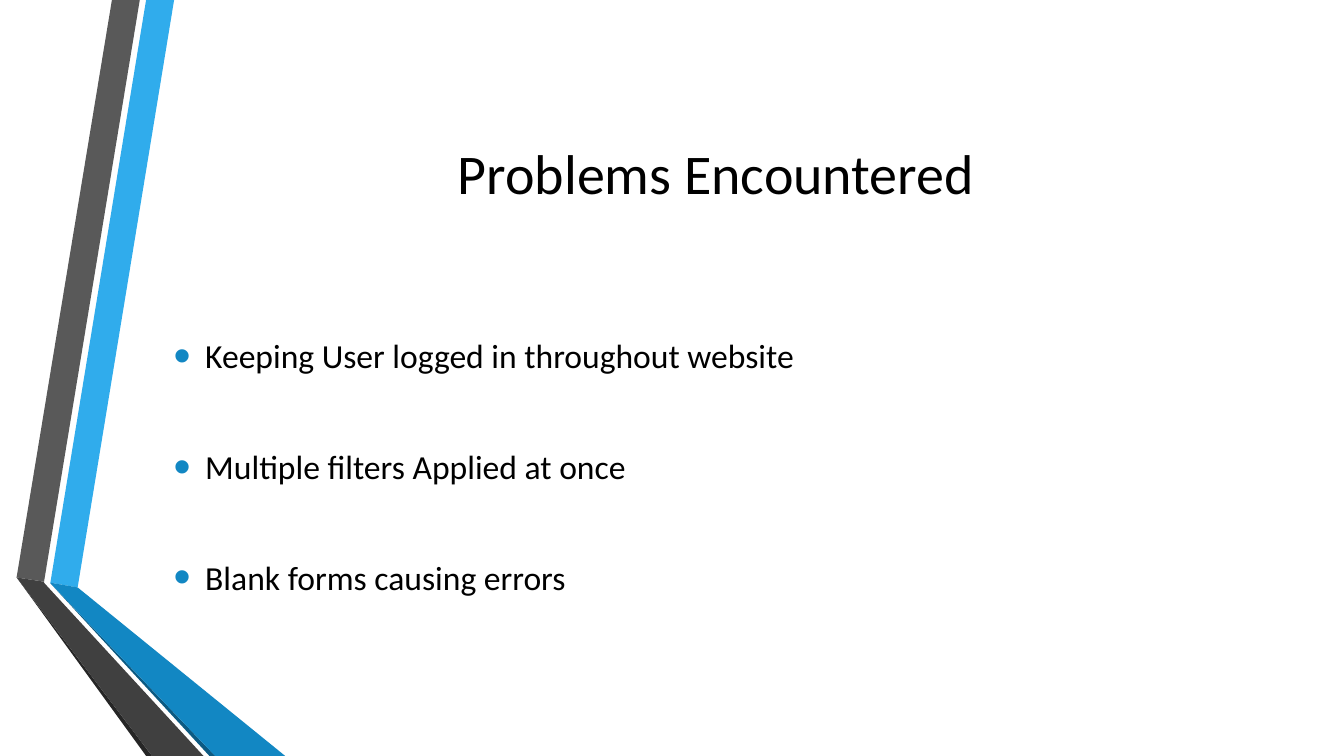
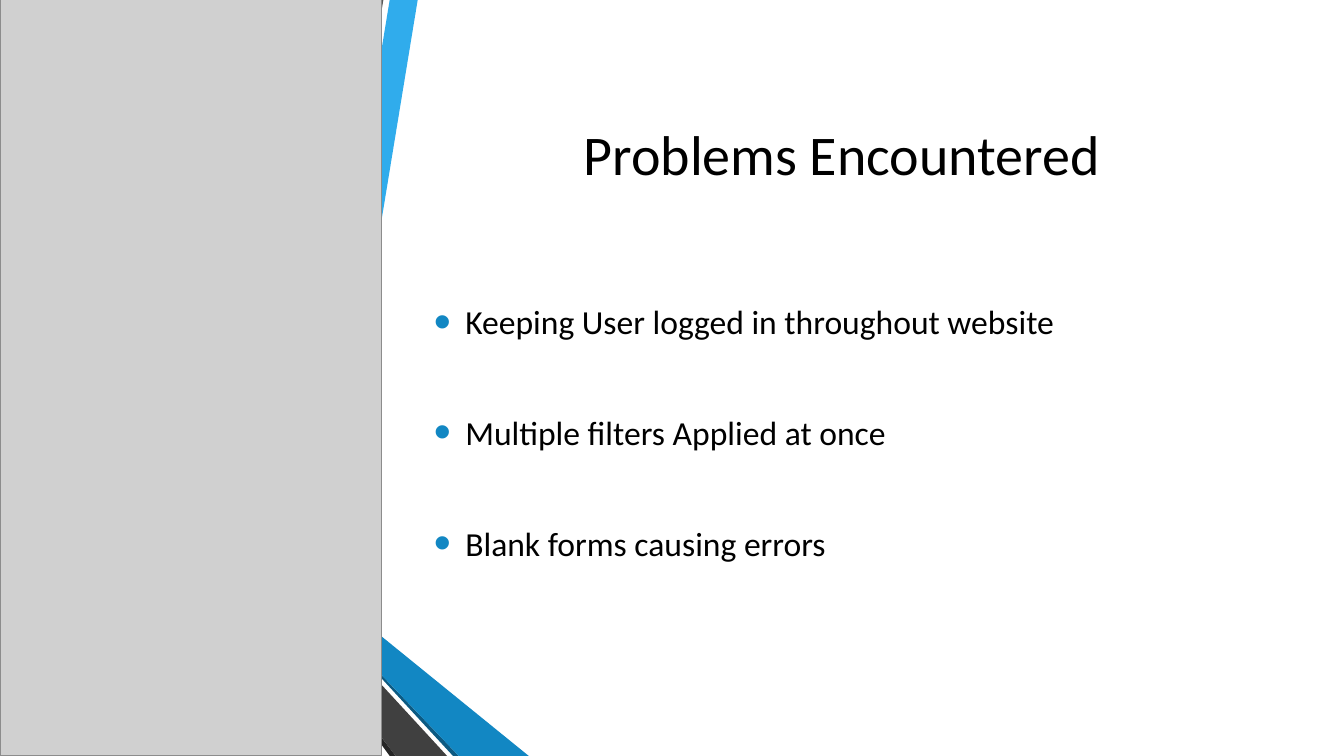
Before and after one commit to jarjc001/ConstellationLogger, a slide deck: slide 13 of Presentation/Jarjat-ConstellationLogger-Presentation.pptx (slide 10 before the commit). Drawn at 1344x756 pixels with LibreOffice and Linux fonts; fonts in the diff are those of the drawing; grey boxes stand for pictures; background and template pictures are left out. Boxes give left, top, right and bottom in pixels: in the first picture for what was removed or moved away, otherwise in the second. Text is boxed around its words. In the diff, an @@ line names an element or a change of style, - is before the commit and + after.

```diff
--- a/Presentation/Jarjat-ConstellationLogger-Presentation.pptx
+++ b/Presentation/Jarjat-ConstellationLogger-Presentation.pptx
@@ rectangle added at (0, 0, 1344, 756), fill #FFFFFF @@
@@ picture added at (0, 0, 381, 756) @@
@@ freeform shape added at (252, 0, 539, 584), fill #FFFFFF @@
@@ title "Problems Encountered": place and size @@
-title "Problems Encountered" at (458, 155, 974, 195)
+title "Problems Encountered" at (584, 136, 1100, 176)
@@ text "Keeping User logged in throughout ...": place and size @@
-text "Keeping User logged in throughout ..." at (205, 344, 793, 596)
+text "Keeping User logged in throughout ..." at (465, 310, 1053, 562)
@@ freeform shape added at (254, 580, 531, 756), fill #FFFFFF @@
@@ group added at (260, 0, 529, 756): 6 freeform shapes @@
```
Also in this commit, not shown: 5 other slides changed, 10 slides added, 5 slides removed, 2 other files.
